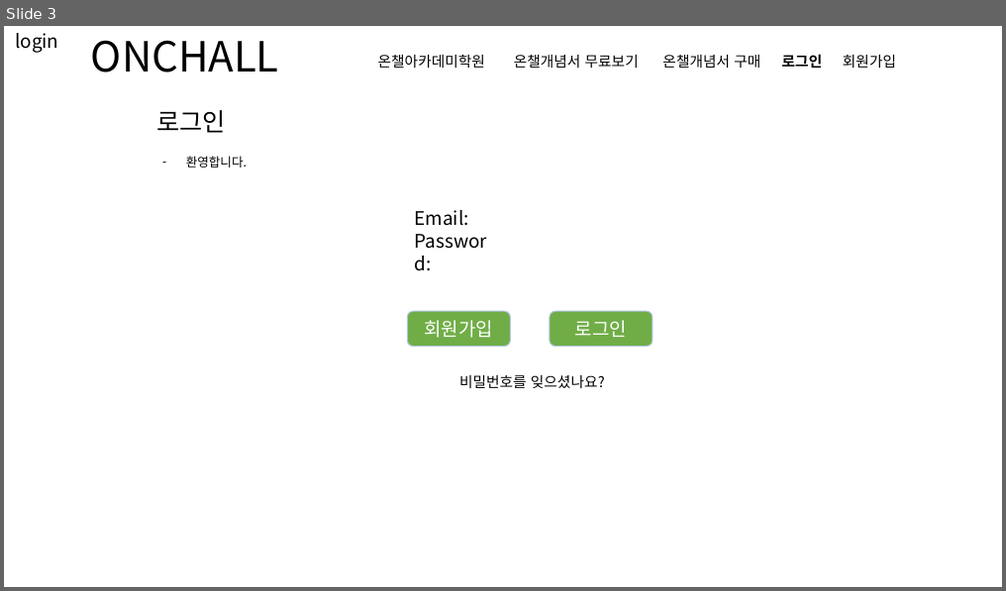
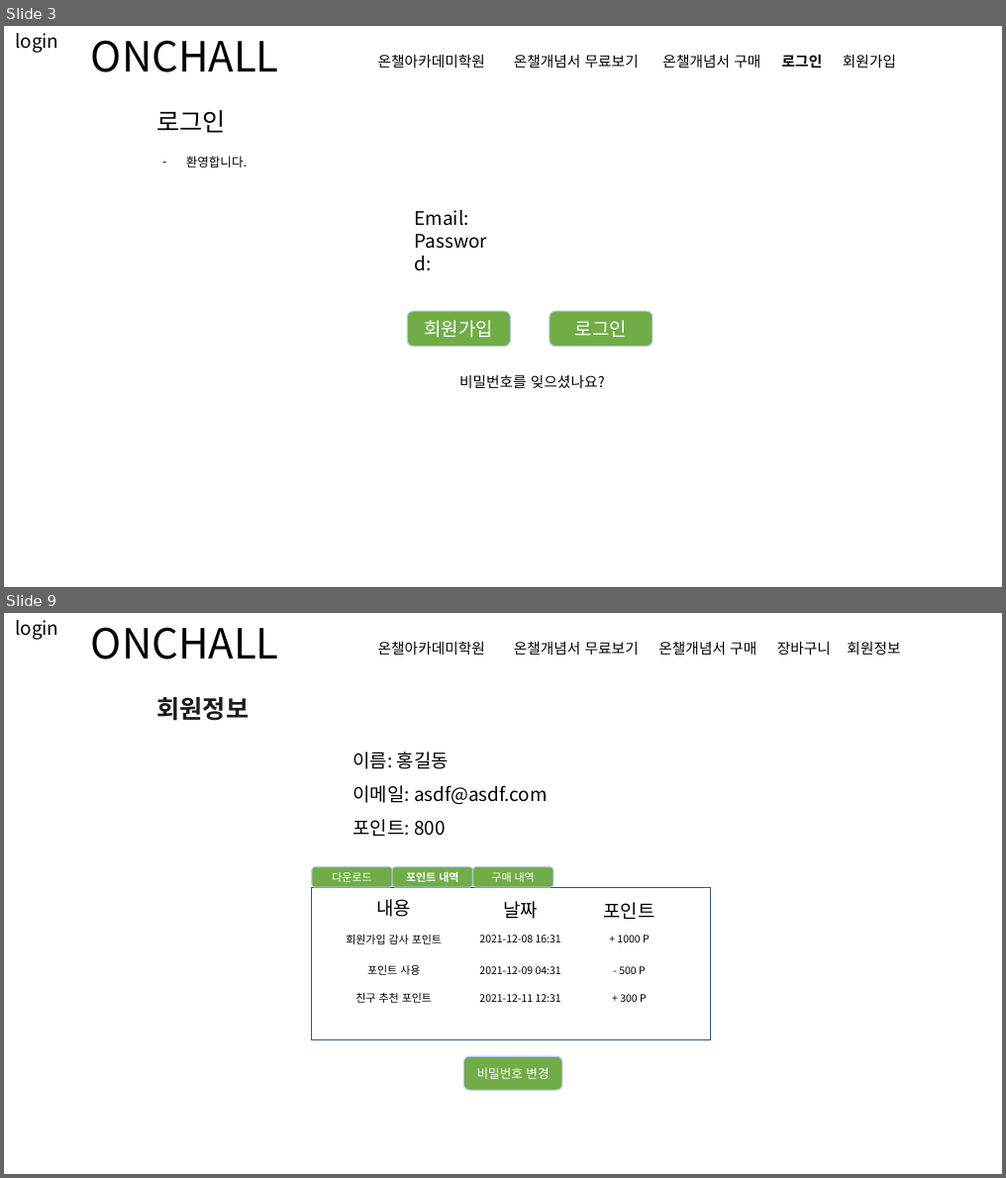
Before and after one commit to redcarrot1/Toyproject4, a slide deck: 프론트 디자인.pptx. Shown one above the other, each under a label of ours: slide 3 before the commit, slides 3 and 9 after it; the slides between them are not shown. The pictures are 1006x591 and 1006x1178 pixels, drawn with LibreOffice and Linux fonts; fonts in the diff are those of the drawing. Boxes give left, top, right and bottom in pixels: in the first picture for what was removed or moved away, otherwise in the second. Text is boxed around its words. In the diff, an @@ line names an element or a change of style, - is before the commit and + after.

```diff
--- a/프론트 디자인.pptx
+++ b/프론트 디자인.pptx
@@ slide 9 added at <box>4,613,1002,1174</box>, background #FFFFFF @@
@@ text added at <box>15,620,58,640</box>, 18 pt, text #000000 @@
+login
@@ text added at <box>91,627,279,660</box>, 40 pt, text #000000 @@
+ONCHALL
@@ text added at <box>378,641,900,655</box>, 14 pt, text #000000 @@
+온챌아카데미학원 온챌개념서 무료보기 온챌개념서 구매 장바구니 회원정보
@@ text added at <box>156,697,249,721</box>, 24 pt, text #1A1A1A, bold @@
+회원정보
@@ text added at <box>352,752,548,836</box>, 18 pt, text #000000 @@
+이름: 홍길동
+이메일: asdf@asdf.com
+포인트: 800
@@ rounded rectangle added at <box>312,866,392,887</box>, fill #70AD47, outline #B4C7E7 1 pt, 10.5 pt, text #FFFFFF @@
+다운로드
@@ rounded rectangle added at <box>392,866,473,887</box>, fill #70AD47, outline #B4C7E7 1 pt, 10.5 pt, text #FFFFFF, bold @@
+포인트 내역
@@ rounded rectangle added at <box>472,866,553,887</box>, fill #70AD47, outline #B4C7E7 1 pt, 10.5 pt, text #FFFFFF @@
+구매 내역
@@ rectangle added at <box>312,888,710,1041</box>, outline #325491 1 pt @@
@@ text added at <box>376,899,411,917</box>, 18 pt, text #000000 @@
+내용
@@ text added at <box>503,901,538,919</box>, 18 pt, text #000000 @@
+날짜
@@ text added at <box>603,902,654,919</box>, 18 pt, text #000000 @@
+포인트
@@ text added at <box>346,935,442,945</box>, 10.5 pt, text #000000 @@
+회원가입 감사 포인트
@@ text added at <box>479,935,561,943</box>, 10 pt, text #000000 @@
+2021-12-08 16:31
@@ text added at <box>617,935,649,943</box>, 10 pt, text #000000 @@
++ 1000 P
@@ text added at <box>367,965,420,975</box>, 10.5 pt, text #000000 @@
+포인트 사용
@@ text added at <box>479,966,561,974</box>, 10 pt, text #000000 @@
+2021-12-09 04:31
@@ text added at <box>619,966,646,974</box>, 10 pt, text #000000 @@
+- 500 P
@@ text added at <box>355,993,432,1003</box>, 10.5 pt, text #000000 @@
+친구 추천 포인트
@@ text added at <box>479,994,561,1002</box>, 10 pt, text #000000 @@
+2021-12-11 12:31
@@ text added at <box>620,994,647,1002</box>, 10 pt, text #000000 @@
++ 300 P
@@ rounded rectangle added at <box>463,1057,562,1090</box>, fill #70AD47, outline #B4C7E7 1 pt, 12 pt, text #FFFFFF @@
+비밀번호 변경
```
Also in this commit, not shown: 6 slides changed, 4 other slides added, 17 other files.
